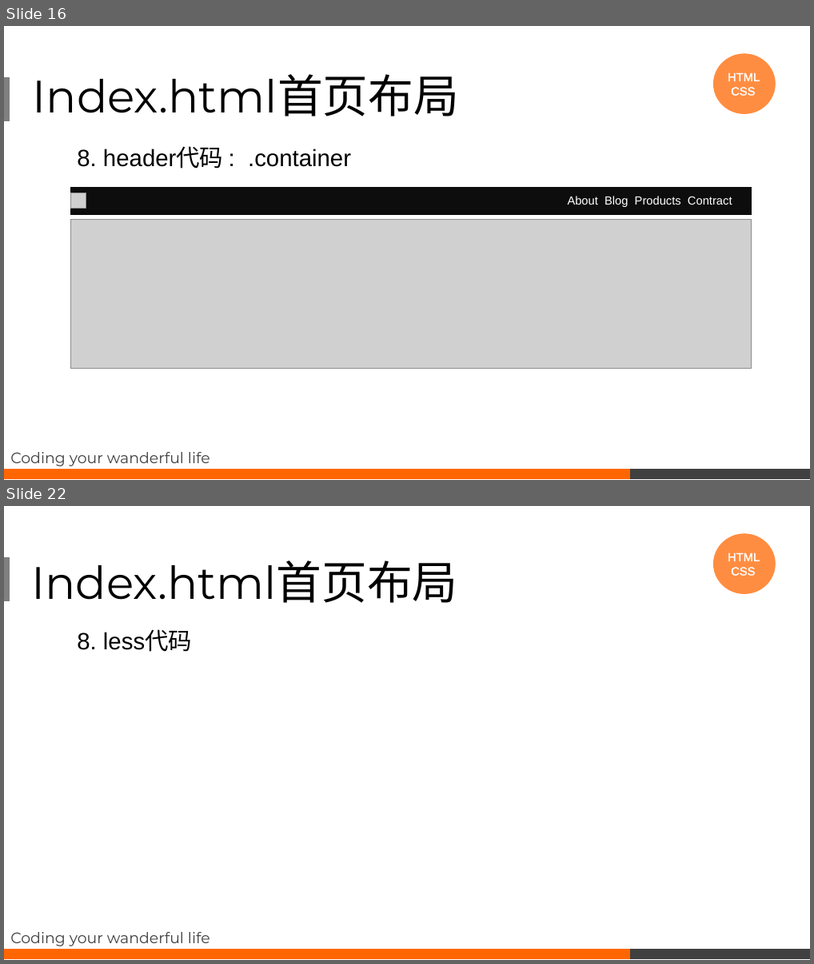
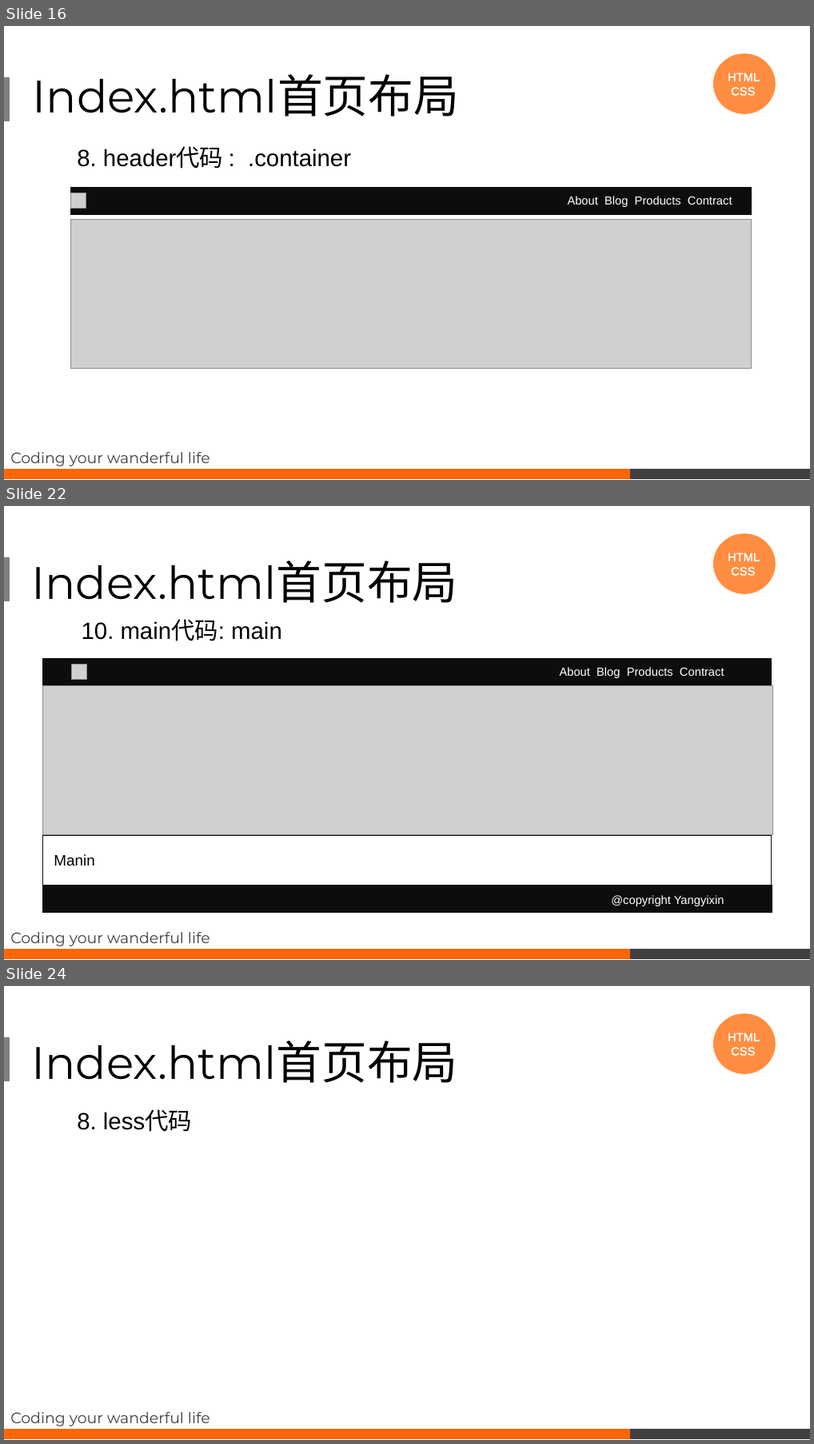
Before and after one commit to noip-algorithms/express-element-master, a slide deck: course/项目分析课程.pptx. Shown one above the other, each under a label of ours: slides 16 and 22 before the commit, slides 16, 22 and 24 after it; the slides between them are not shown. The pictures are 814x964 and 814x1444 pixels, drawn with LibreOffice and Linux fonts; fonts in the diff are those of the drawing; grey boxes stand for pictures. Boxes give left, top, right and bottom in pixels: in the first picture for what was removed or moved away, otherwise in the second. Text is boxed around its words. In the diff, an @@ line names an element or a change of style, - is before the commit and + after.

```diff
--- a/course/项目分析课程.pptx
+++ b/course/项目分析课程.pptx
@@ slide 22 added at (4,506,810,960), background #FFFFFF @@
@@ ellipse added at (714,534,776,594), fill #FF8D41, outline #FF8D41 1 pt @@
@@ text added at (728,552,760,576), 14 pt, text #FFFFFF @@
+HTML
+CSS
@@ rectangle added at (4,557,10,600), fill #808080, outline #808080 1 pt @@
@@ title added at (31,560,458,603), 54 pt, text #000000 @@
+Index.html首页布局
@@ text added at (82,620,282,641), 28 pt, text #000000 @@
+10. main代码: main
@@ group added at (42,659,774,912): 3 rectangles, 3 texts, 2 pictures @@
+@copyright Yangyixin
+About Blog Products Contract
+Manin
@@ subtitle added at (10,932,210,946), 18 pt, text #404040 @@
+Coding your wanderful life
@@ rectangle added at (4,949,630,959), fill #FF6600, outline #FF6600 1 pt @@
@@ rectangle added at (631,949,810,959), fill #404040, outline #404040 1 pt @@
@@ what was slide 22 is now slide 24 @@
```
Also in this commit, not shown: 3 slides changed, 1 other slide added, 49 other files.
